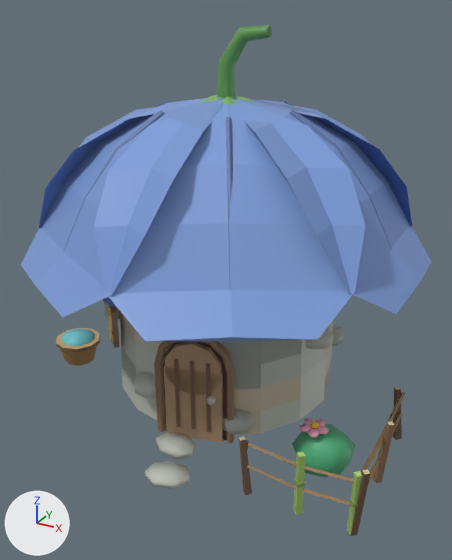
The glTF model godot/art/models/cottage_d.glb: old version first, new version second.
The view is the same before and after, from a 50 mm lens placed at (2.05, -3.74, 2.66), pointed at (0.08, -0.14, 0.86). Every picture has the same lights, and +X, +Y and +Z are marked at lower left. The picture after the commit comes second.

The first picture shows 'body', 'body_nh', 'body_nl'.
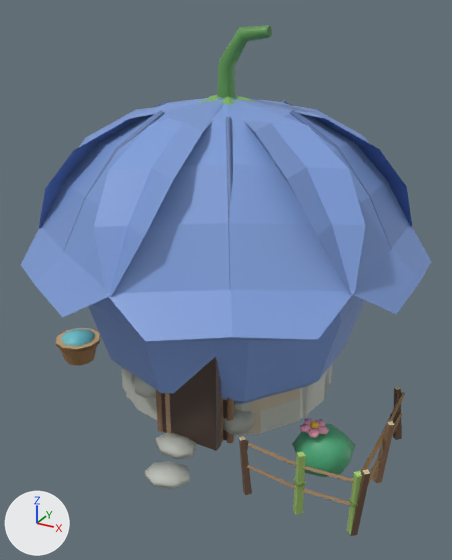
Pixel boxes [x1, y1, x2, y2] of what changed, in the pictures (452 x 560 px):
```json
{"object": "body__far", "change": "added", "after": [88, 295, 365, 451], "on screen": "blue"}
```

The change, as JSON lines over the scene's bpy script:
```json
{"op": "add", "block": "me_body__far", "code": ["me_body__far = bpy.data.meshes.new('body__far')", "me_body__far.from_pydata(...)  # a UV sphere (10 segments, 6 rings, poles along z) spanning x -1.0..1.0, y -1.05..1.05, z -0.16..1.84; a 10-sided cylinder along z spanning x -0.78..0.78, y -0.82..0.82, z 0.0..0.88; a box spanning x -0.01..0.41, y -0.88..-0.82, z 0.0..0.78", "me_body__far.materials.append(mat_defaultmaterial_001)"]}
{"op": "add", "block": "ob_body__far", "code": ["ob_body__far = bpy.data.objects.new('body__far', me_body__far)", "ob_body__far.location = (0.0, 0.0, 0.0)"]}
```
